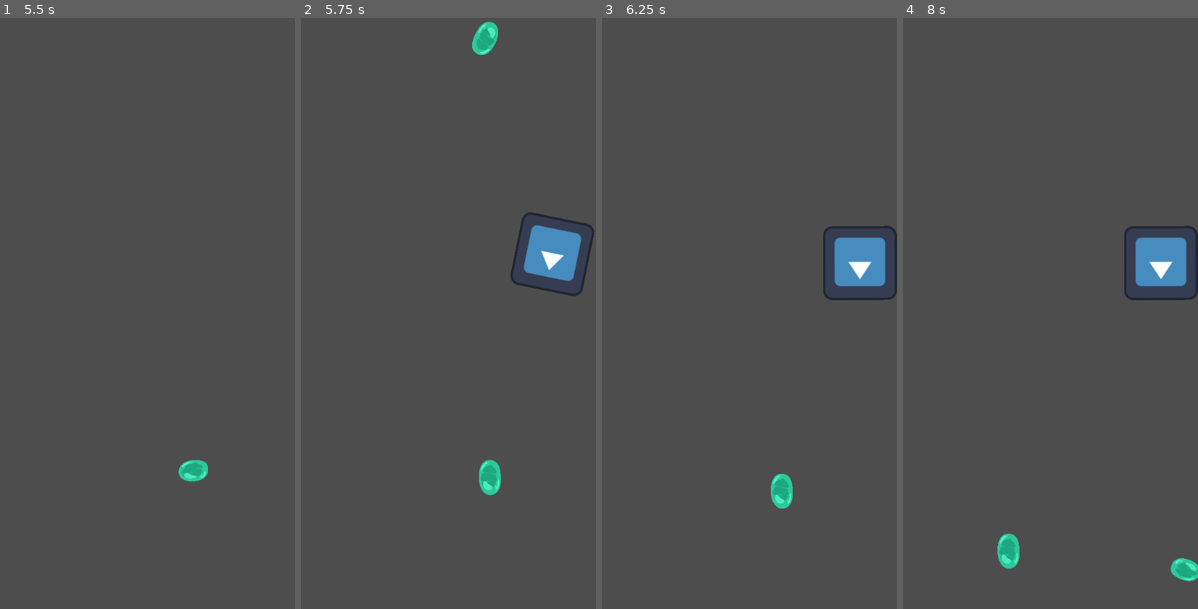
Above: before the commit, frames 1-4 (left to right).
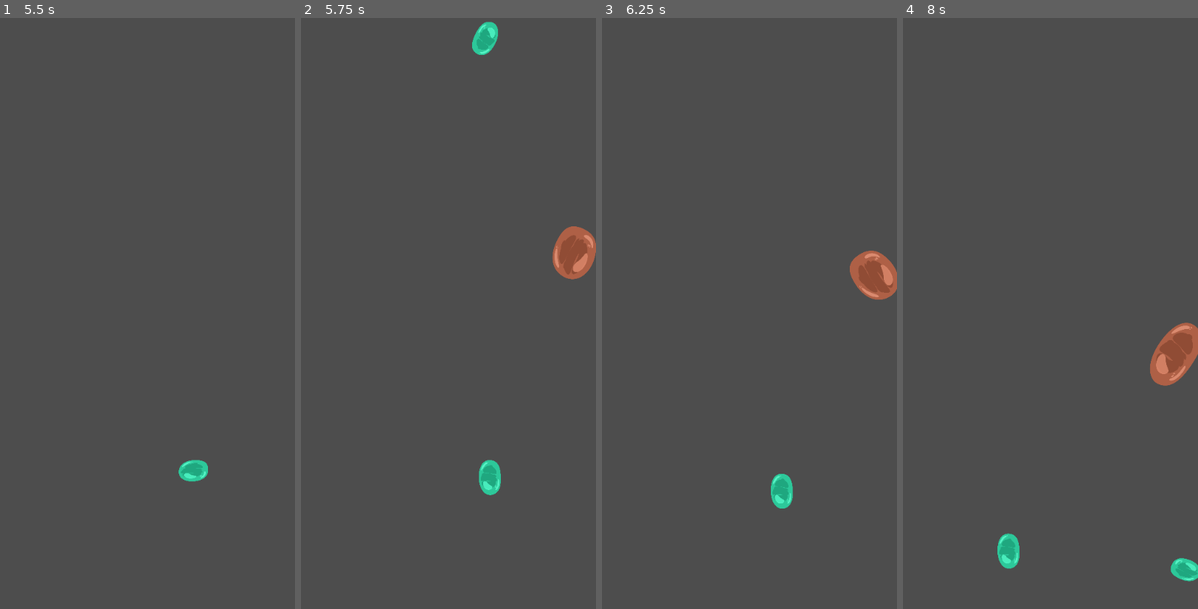
Above: after the commit, the same moments.

Repository: strbtrfll/slumak
Game: Godot game, scene res://Menu.tscn
The game is run twice, just before and just after one commit, with the same random seed, the same clock (stepped at 60 frames per second) and the same inputs. The engine's default icon, where the game draws it, is replaced by a stand-in: a white triangle on a blue panel in a dark square.
Inputs (mouse positions are in pixels of both pictures, inside the frame that each line leads up to):
- Up to frame 1 (5.5 s): click "Start" at 0.5 s; tap Enter at 1.25 s; move the mouse to (212, 283) at 1.27 s; click (212, 283) at 1.42 s; move the mouse to (283, 165) at 2.02 s; click (283, 165) at 2.17 s; move the mouse to (177, 183) at 2.77 s; click (177, 183) at 2.92 s; move the mouse to (132, 431) at 3.52 s; click (132, 431) at 3.67 s; move the mouse to (277, 549) at 4.27 s; click (277, 549) at 4.42 s; move the mouse to (171, 597) at 5.02 s; click (171, 597) at 5.17 s
- Up to frame 2 (5.75 s): no input
- Up to frame 3 (6.25 s): move the mouse to (784, 41) at 5.77 s; click (784, 41) at 5.92 s
- Up to frame 4 (8 s): move the mouse to (1159, 260) at 6.52 s; click (1159, 260) at 6.67 s; move the mouse to (917, 372) at 7.27 s; click (917, 372) at 7.42 s

Frame 1 is identical in both runs. In frame 2, 2.2% of the frame differs, in the area x 71-100%, y 32-48%; in frame 3, 2.2%; in frame 4, 3.1%, in the area x 75-100%, y 35-63%.

Commit message:
Orande2

Diff:
--- a/Zeleni.tscn
+++ b/Zeleni.tscn
@@ -1,30 +1,41 @@
-[gd_scene load_steps=5 format=3 uid="uid://fr4puk3vssf3"]
+[gd_scene load_steps=7 format=3 uid="uid://fr4puk3vssf3"]
 
 [ext_resource type="Script" path="res://Zelenui.gd" id="1_axsdu"]
-[ext_resource type="Texture2D" uid="uid://du82s5rnrei0t" path="res://icon.svg" id="2_bjfyb"]
+[ext_resource type="Texture2D" uid="uid://jj32afxcty65" path="res://art/orange slime/1о.png" id="2_swu6a"]
+[ext_resource type="Texture2D" uid="uid://c01qsugwtj4u0" path="res://art/orange slime/2о.png" id="3_117nt"]
+[ext_resource type="Texture2D" uid="uid://bqfi8bms1osde" path="res://art/orange slime/3о.png" id="4_a2yvj"]
 
 [sub_resource type="SpriteFrames" id="SpriteFrames_8t68g"]
 animations = [{
 "frames": [{
 "duration": 1.0,
-"texture": ExtResource("2_bjfyb")
+"texture": ExtResource("2_swu6a")
+}, {
+"duration": 1.0,
+"texture": ExtResource("3_117nt")
+}, {
+"duration": 1.0,
+"texture": ExtResource("4_a2yvj")
 }],
 "loop": true,
 "name": &"default",
 "speed": 5.0
 }]
 
-[sub_resource type="RectangleShape2D" id="RectangleShape2D_ni58k"]
-size = Vector2(129, 129)
+[sub_resource type="CapsuleShape2D" id="CapsuleShape2D_dh8q2"]
+radius = 37.0
+height = 80.0
 
 [node name="Zelenii" type="RigidBody2D"]
 input_pickable = true
 script = ExtResource("1_axsdu")
 
 [node name="AnimatedSprite2D" type="AnimatedSprite2D" parent="."]
+scale = Vector2(0.270312, 0.263725)
 sprite_frames = SubResource("SpriteFrames_8t68g")
+autoplay = "default"
 
 [node name="CollisionShape2D" type="CollisionShape2D" parent="."]
-shape = SubResource("RectangleShape2D_ni58k")
+shape = SubResource("CapsuleShape2D_dh8q2")
 
 [connection signal="input_event" from="." to="." method="_on_input_event"]
